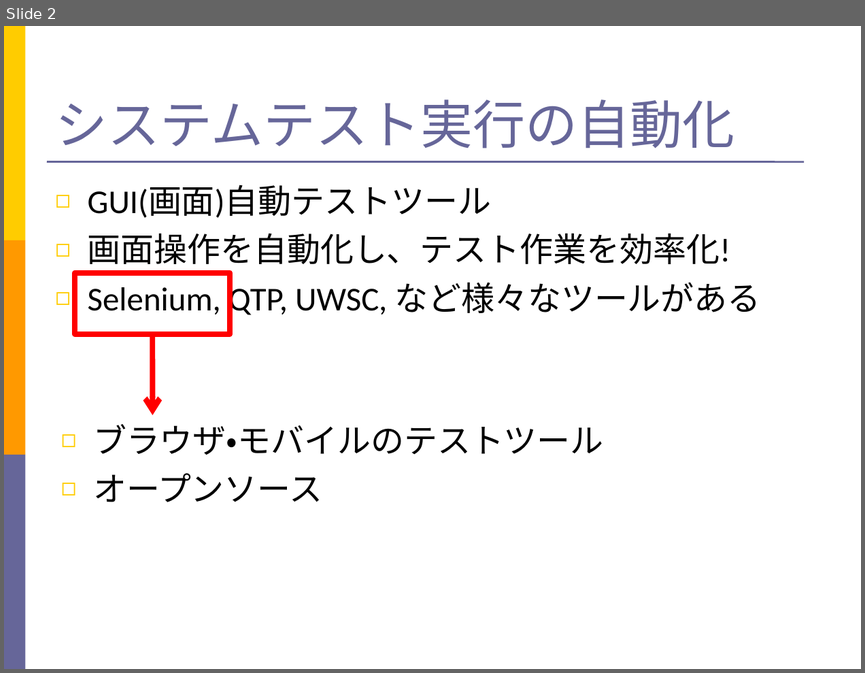
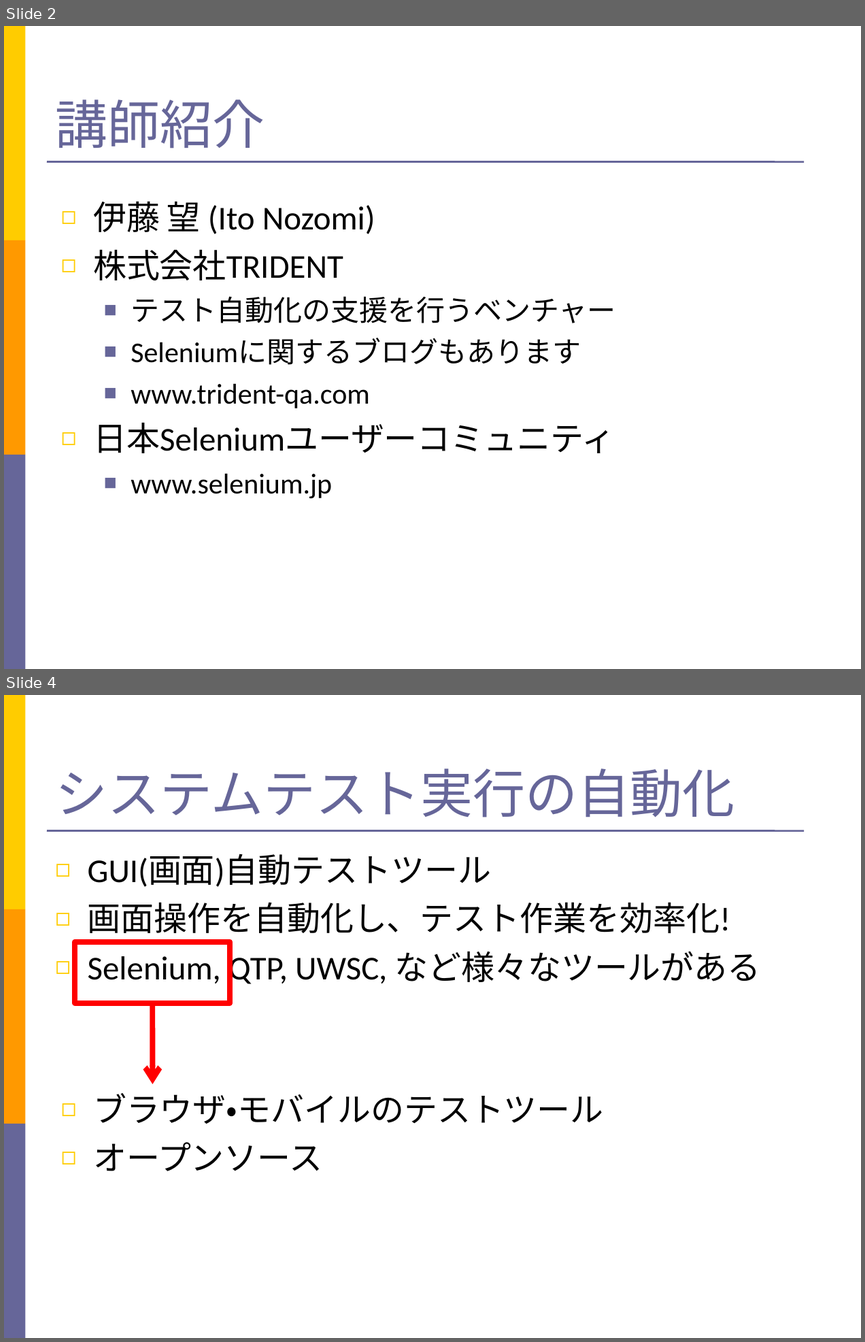
Before and after one commit to SoftwareTestAutomationResearch/STARHOTEL-Teaching-Materials-Simple, a slide deck: teacher/Slide.ppt. Shown one above the other, each under a label of ours: slide 2 before the commit, slides 2 and 4 after it; the slides between them are not shown. The pictures are 865x673 and 865x1342 pixels, drawn with LibreOffice and Linux fonts; fonts in the diff are those of the drawing. Boxes give left, top, right and bottom in pixels: in the first picture for what was removed or moved away, otherwise in the second. Text is boxed around its words. In the diff, an @@ line names an element or a change of style, - is before the commit and + after.

```diff
--- a/teacher/Slide.ppt
+++ b/teacher/Slide.ppt
@@ slide 2 added at <box>4,26,861,669</box>, background #FFFFFF; not listed: 4 template elements that a slide beside it also shows @@
@@ title added at <box>56,99,265,148</box>, 44 pt, text #666699 @@
+講師紹介
@@ text added at <box>93,201,616,499</box>, 24 pt, text #000000 @@
+◻ 伊藤 望 (Ito Nozomi)
+◻ 株式会社TRIDENT
+  ■ テスト自動化の支援を行うベンチャー
+  ■ Seleniumに関するブログもあります
+  ■ www.trident-qa.com
+◻ 日本Seleniumユーザーコミュニティ
+  ■ www.selenium.jp
@@ what was slide 2 is now slide 4 @@
```
Also in this commit, not shown: 15 slides changed, 2 other slides added, 40 slides removed, 3 other files.
